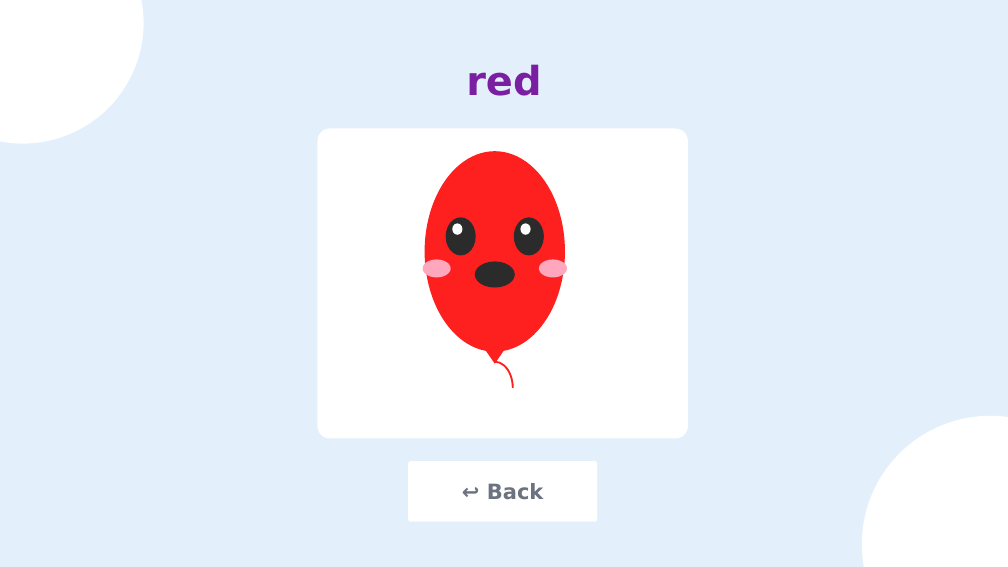
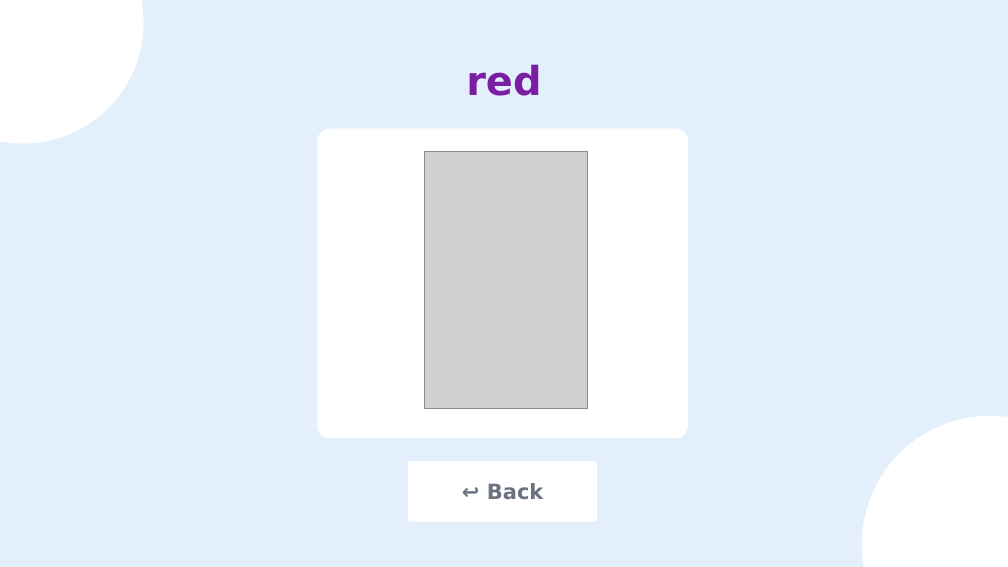
Before and after one commit to wowspeakschool-lang/classroom, a slide deck: slide 6 of builds/sm0/u0/Unit 0 Lesson 6.pptx. Drawn at 1008x567 pixels with LibreOffice and Linux fonts; fonts in the diff are those of the drawing; grey boxes stand for pictures. Boxes give left, top, right and bottom in pixels: in the first picture for what was removed or moved away, otherwise in the second. Text is boxed around its words. In the diff, an @@ line names an element or a change of style, - is before the commit and + after.

```diff
--- a/builds/sm0/u0/Unit 0 Lesson 6.pptx
+++ b/builds/sm0/u0/Unit 0 Lesson 6.pptx
@@ ellipse removed at (425,151,566,352) @@
@@ picture added at (425,151,588,408) @@
@@ ellipse removed at (446,218,476,256) @@
@@ ellipse removed at (452,223,463,234) @@
@@ ellipse removed at (514,218,544,256) @@
@@ ellipse removed at (520,223,531,234) @@
@@ ellipse removed at (423,259,451,278) @@
@@ ellipse removed at (475,262,515,287) @@
@@ ellipse removed at (539,259,567,278) @@
@@ triangle removed at (484,348,506,364) @@
@@ arc (boxed as its full ellipse) removed at (477,361,513,414) @@
```
Also in this commit, not shown: 10 other slides changed, 7 other files.
